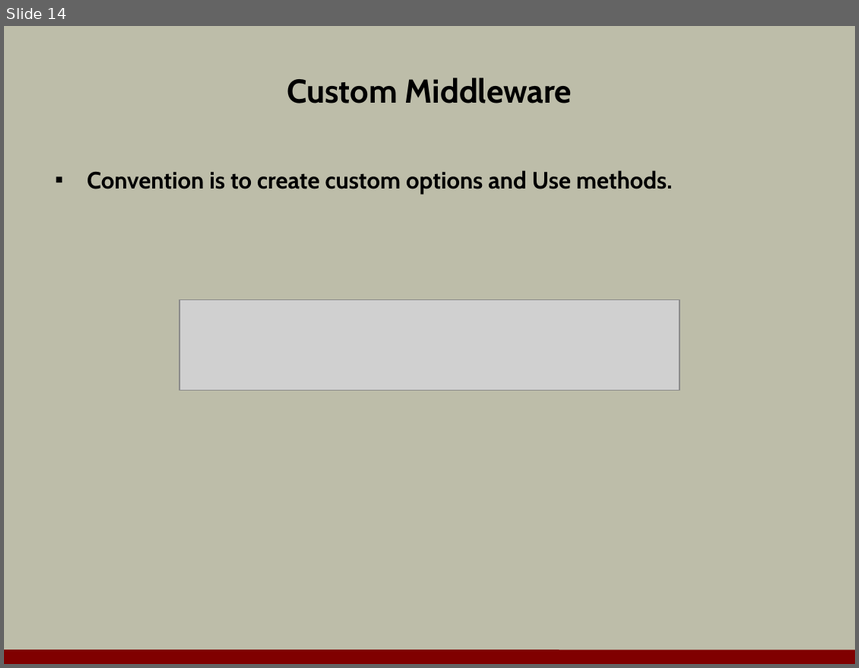
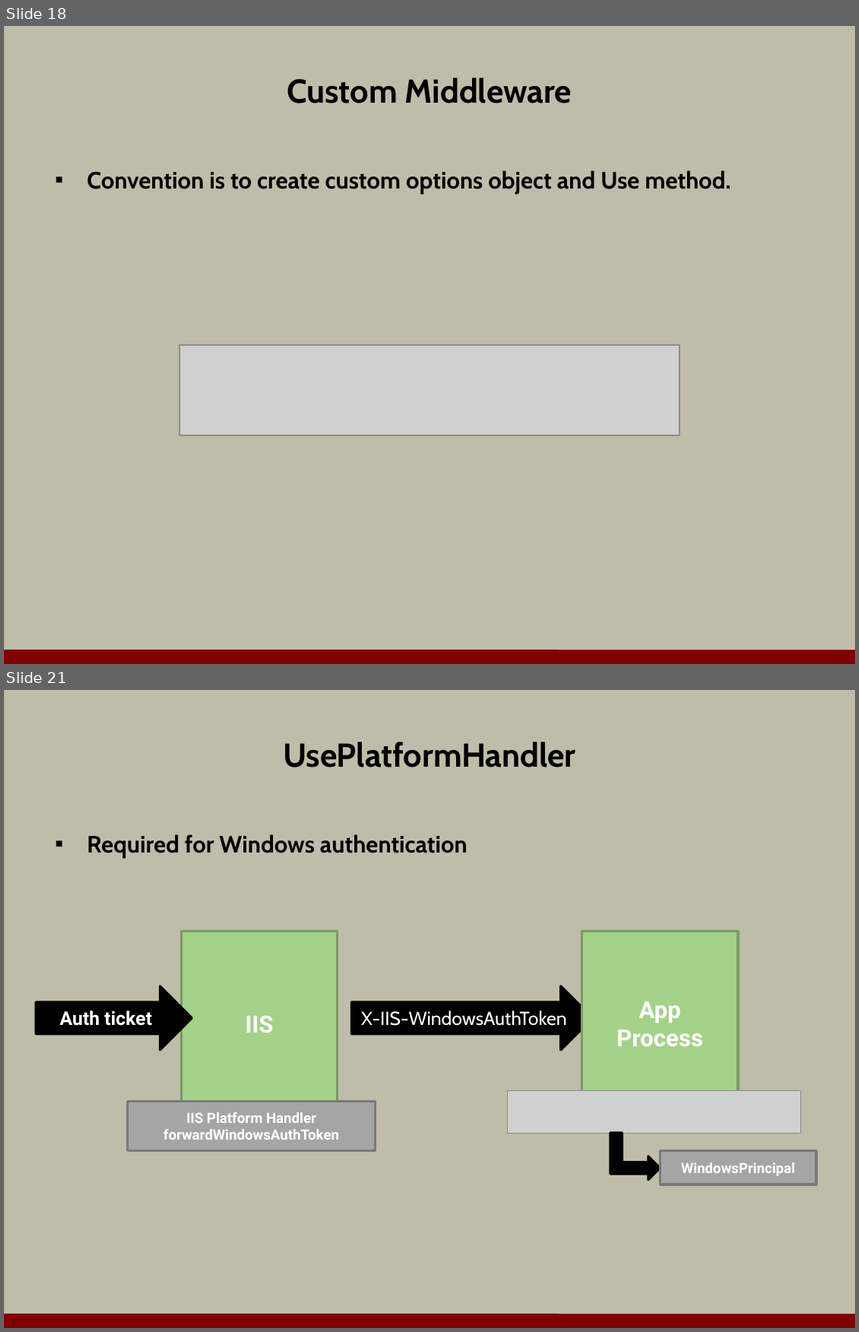
Before and after one commit to OdeToCode/classes, a slide deck: aspnet5/slides/a1_middleware.pptx. Shown one above the other, each under a label of ours: slide 14 before the commit, slides 18 and 21 after it; the slides between them are not shown. The pictures are 859x668 and 859x1332 pixels, drawn with LibreOffice and Linux fonts; fonts in the diff are those of the drawing; grey boxes stand for pictures; background and template pictures are left out. Boxes give left, top, right and bottom in pixels: in the first picture for what was removed or moved away, otherwise in the second. Text is boxed around its words. In the diff, an @@ line names an element or a change of style, - is before the commit and + after.

```diff
--- a/aspnet5/slides/a1_middleware.pptx
+++ b/aspnet5/slides/a1_middleware.pptx
@@ slide 21 added at (4,690,855,1328), background #BDBDA9; not listed: 1 template element that a slide beside it also shows @@
@@ title added at (283,742,576,768), 28 pt, text #000000, bold @@
+UsePlatformHandler
@@ text added at (87,834,468,858), 20 pt, text #000000, bold @@
+▪ Required for Windows authentication
@@ rectangle added at (181,931,337,1116), fill #A4D289, outline #799B65 2 pt, 20 pt, text #FFFFFF, bold @@
+IIS
@@ rectangle added at (582,931,737,1116), fill #A4D289, outline #799B65 2 pt, 20 pt, text #FFFFFF, bold @@
+App
+Process
@@ right arrow added at (37,986,192,1050), fill #000000, outline #000000 2 pt, 16 pt, text #FFFFFF, bold @@
+Auth ticket
@@ right arrow added at (351,986,592,1050), fill #000000, outline #000000 2 pt, 16 pt, text #FFFFFF @@
+X-IIS-WindowsAuthToken
@@ picture added at (508,1091,801,1134) @@
@@ rectangle added at (127,1101,376,1151), fill #A5A5A5, outline #7A7A7A 2 pt, 12 pt, text #FFFFFF, bold @@
+IIS Platform Handler
+forwardWindowsAuthToken
@@ bent up arrow added at (610,1133,660,1180), fill #000000, outline #000000 2 pt @@
@@ rectangle added at (661,1151,816,1186), fill #A5A5A5, outline #7A7A7A 2 pt, 12 pt, text #FFFFFF, bold @@
+WindowsPrincipal
@@ what was slide 14 is now slide 18 @@
@@ slide 18 changed as well @@
@@ text at (87,170,731,194): text changed @@
-▪ Convention is to create custom options and Use methods.
+▪ Convention is to create custom options object and Use method.
@@ picture: place and size @@
-picture at (180,300,680,390)
+picture at (180,345,680,436)
```
Also in this commit, not shown: 6 other slides changed, 22 other slides added, 11 slides removed.
